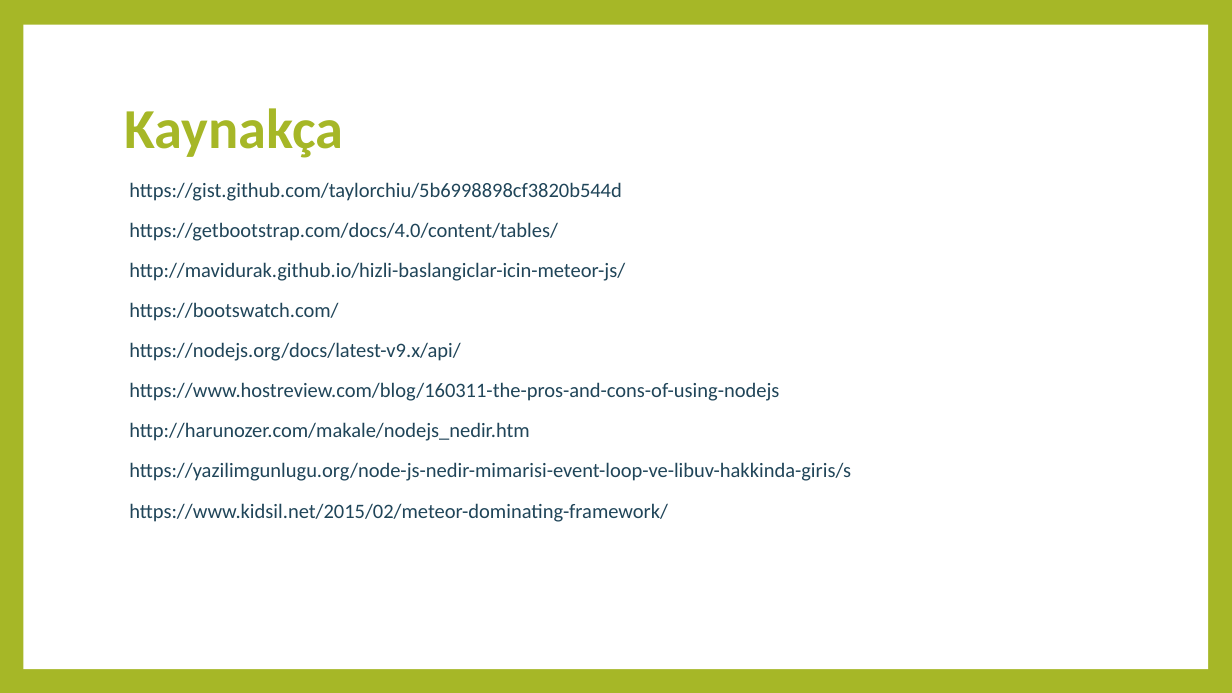
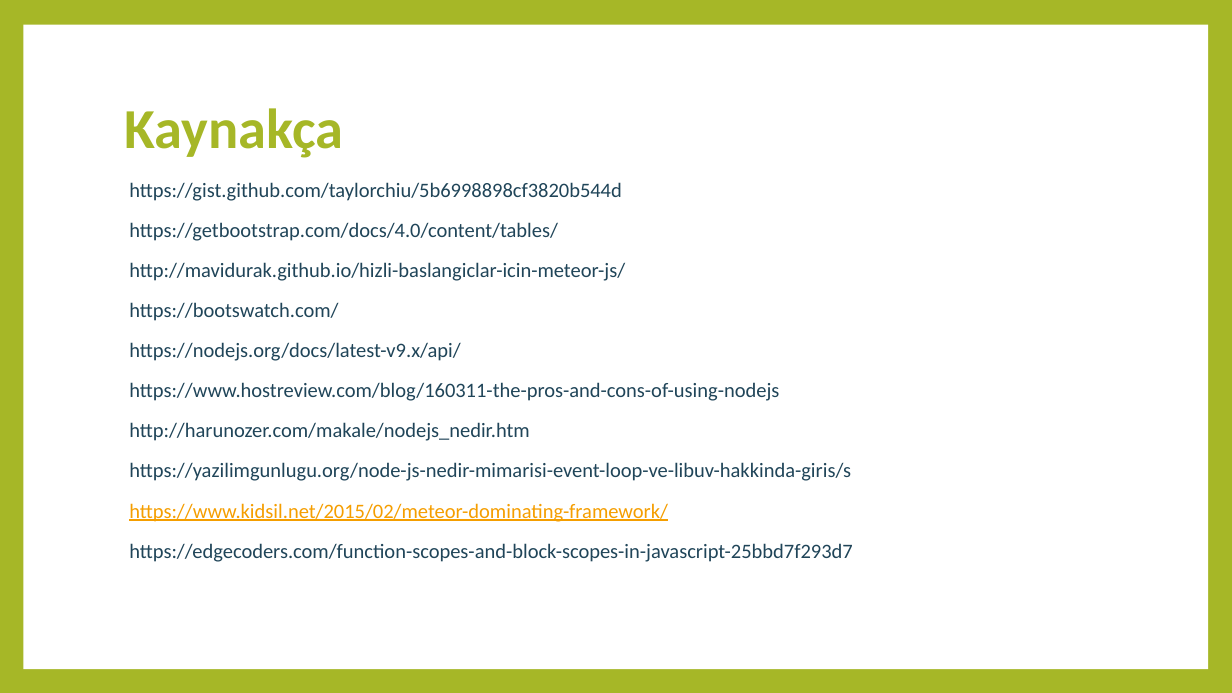
Before and after one commit to furkansavsatli/Meteor-Nodejs, a slide deck: slide 35 of Meteor-Nodejs-sunum.pptx (slide 36 before the commit). Drawn at 1232x693 pixels with LibreOffice and Linux fonts; fonts in the diff are those of the drawing. Boxes give left, top, right and bottom in pixels: in the first picture for what was removed or moved away, otherwise in the second. Text is boxed around its words. In the diff, an @@ line names an element or a change of style, - is before the commit and + after.

```diff
--- a/Meteor-Nodejs-sunum.pptx
+++ b/Meteor-Nodejs-sunum.pptx
@@ text at <box>129,503,668,522</box>: text colour #20455A to #F59E00, underline on in "https://www.kidsil.net/2015/02/meteor-dominating-framework/" @@
@@ text at <box>129,543,852,562</box>: paragraph added @@
+https://edgecoders.com/function-scopes-and-block-scopes-in-javascript-25bbd7f293d7
```
Also in this commit, not shown: 4 other slides changed, 1 slide removed.
